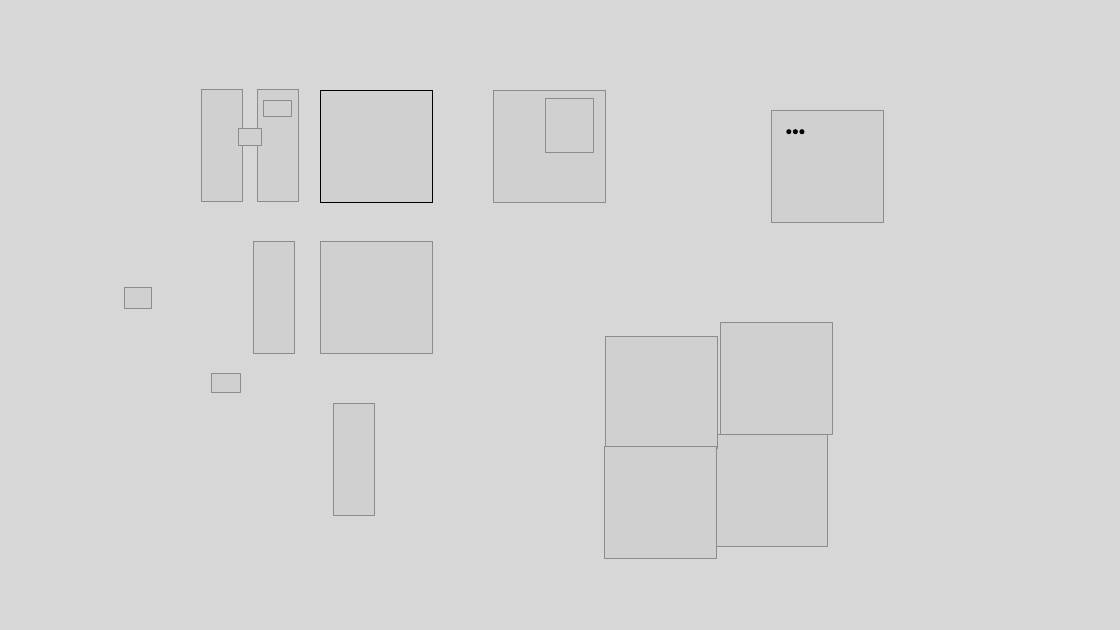
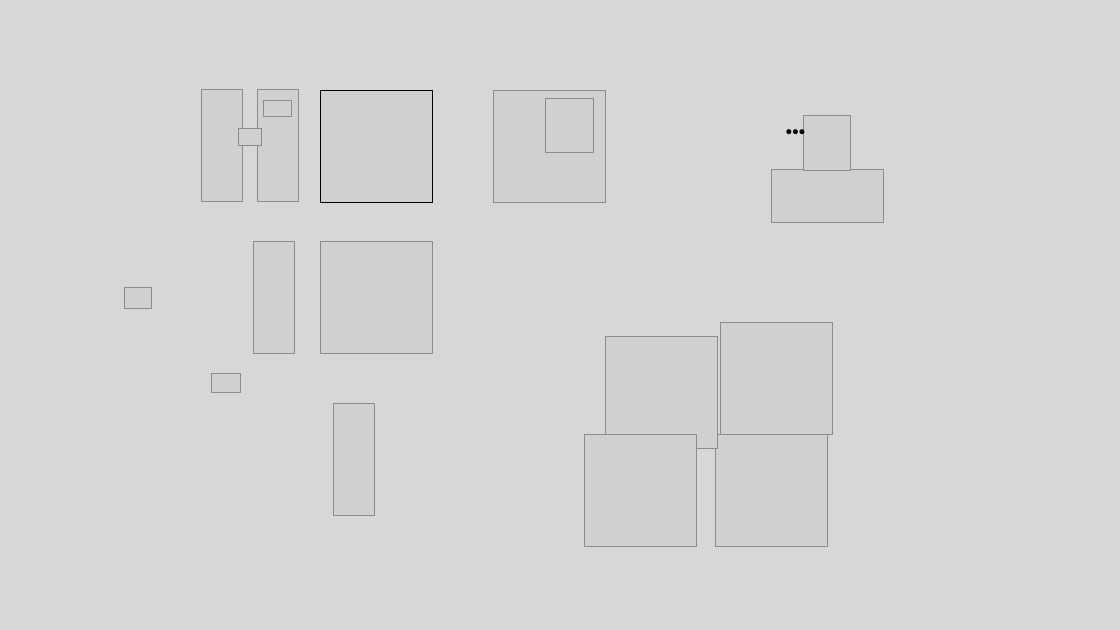
Before and after one commit to giladghgh/chess-coach, a slide deck: slide 7 of media/workshop.pptx. Drawn at 1120x630 pixels with LibreOffice and Linux fonts; fonts in the diff are those of the drawing; grey boxes stand for pictures; background and template pictures are left out. Boxes give left, top, right and bottom in pixels: in the first picture for what was removed or moved away, otherwise in the second. Text is boxed around its words. In the diff, an @@ line names an element or a change of style, - is before the commit and + after.

```diff
--- a/media/workshop.pptx
+++ b/media/workshop.pptx
@@ picture removed at (x1=771, y1=110, x2=883, y2=222) @@
@@ picture added at (x1=803, y1=116, x2=851, y2=171) @@
@@ picture added at (x1=771, y1=170, x2=883, y2=223) @@
@@ picture moved from (x1=604, y1=446, x2=716, y2=558) to (x1=585, y1=434, x2=697, y2=546) @@
```
Also in this commit, not shown: 2 slides added, 1 slide removed, 46 other files.
